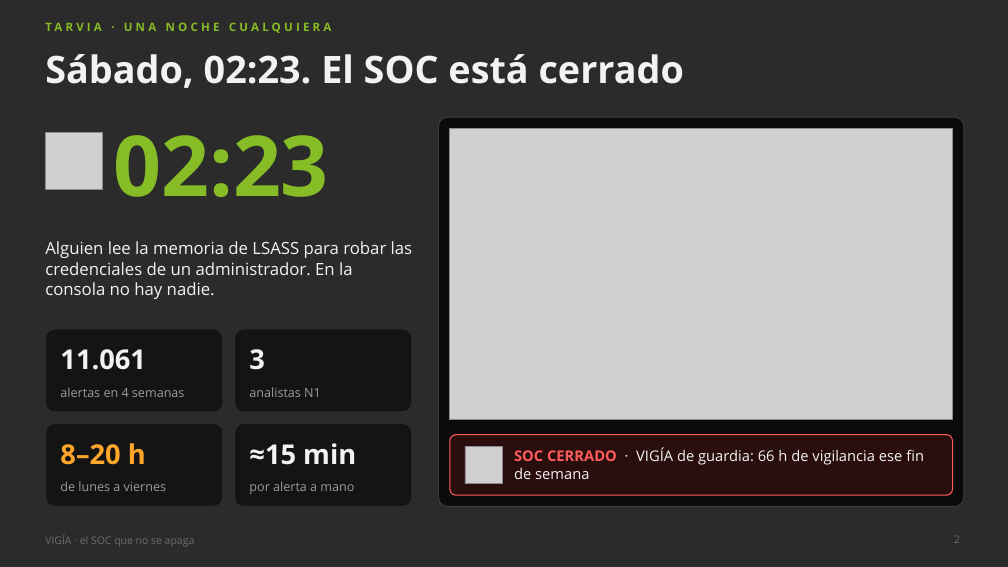
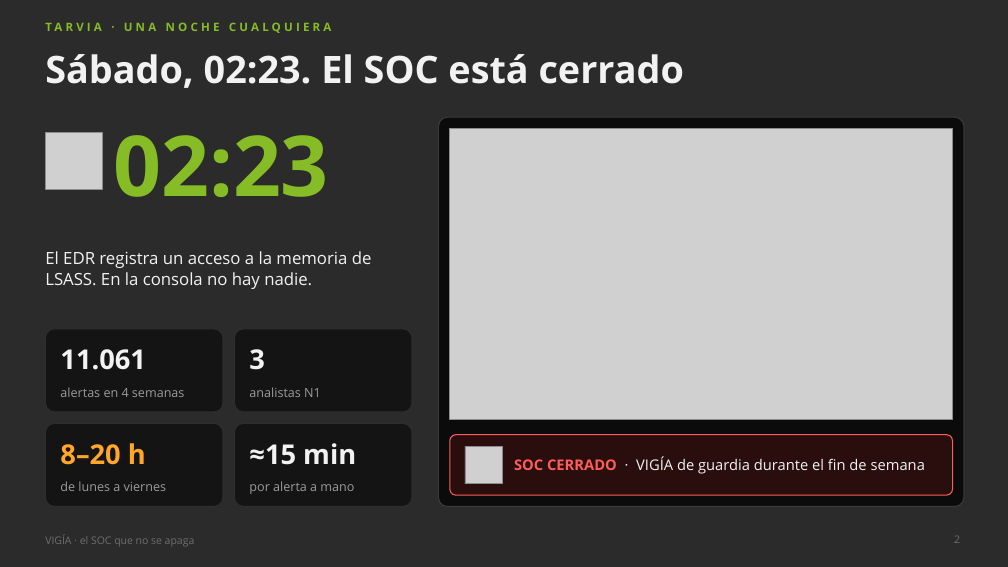
Before and after one commit to marcmarti9/Hack-2026-27, a slide deck: slide 2 of docs/presentacion/VIGIA_presentacion.pptx. Drawn at 1008x567 pixels with LibreOffice and Linux fonts; fonts in the diff are those of the drawing; grey boxes stand for pictures; background and template pictures are left out; a plain dark background stands for a picture behind light text. Boxes give left, top, right and bottom in pixels: in the first picture for what was removed or moved away, otherwise in the second. Text is boxed around its words. In the diff, an @@ line names an element or a change of style, - is before the commit and + after.

Commit message:
Finaliza la presentación de Vigía para el jurado

```diff
--- a/docs/presentacion/VIGIA_presentacion.pptx
+++ b/docs/presentacion/VIGIA_presentacion.pptx
@@ text at [45, 251, 372, 289]: text changed @@
-Alguien lee la memoria de LSASS para robar las credenciales de un administrador. En la consola no hay nadie.
+El EDR registra un acceso a la memoria de LSASS. En la consola no hay nadie.
@@ text at [514, 457, 925, 474]: text changed @@
-SOC CERRADO · VIGÍA de guardia: 66 h de vigilancia ese fin de semana
+SOC CERRADO · VIGÍA de guardia durante el fin de semana
```
Also in this commit, not shown: 11 other slides changed, 3 other files.
